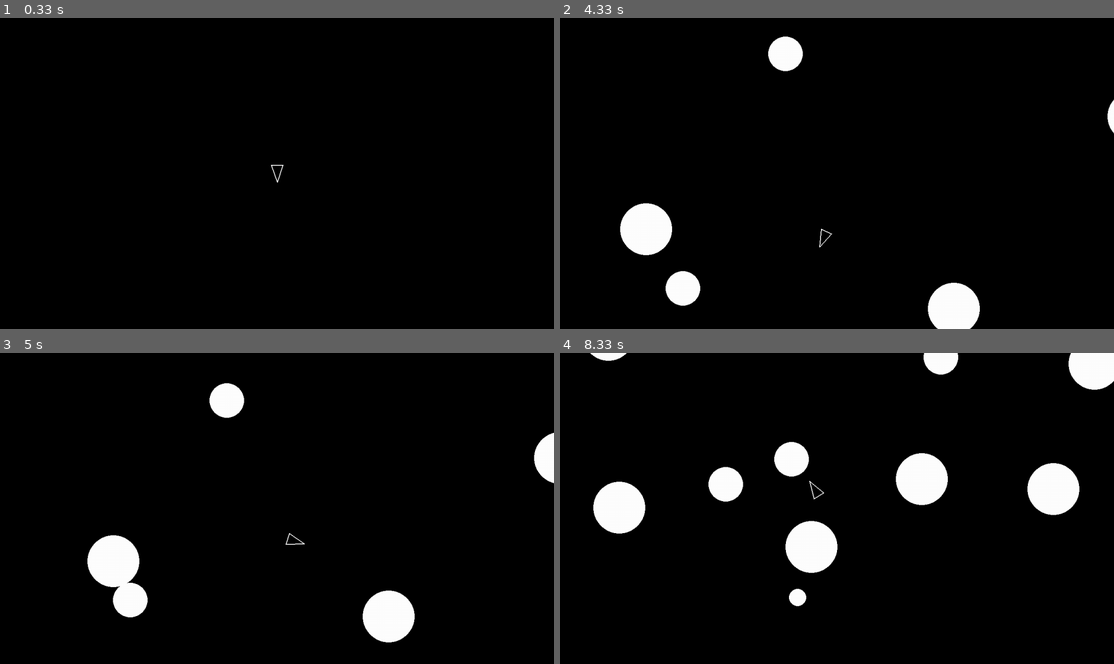
Above: before the commit, frames 1-4 (two rows, left to right).
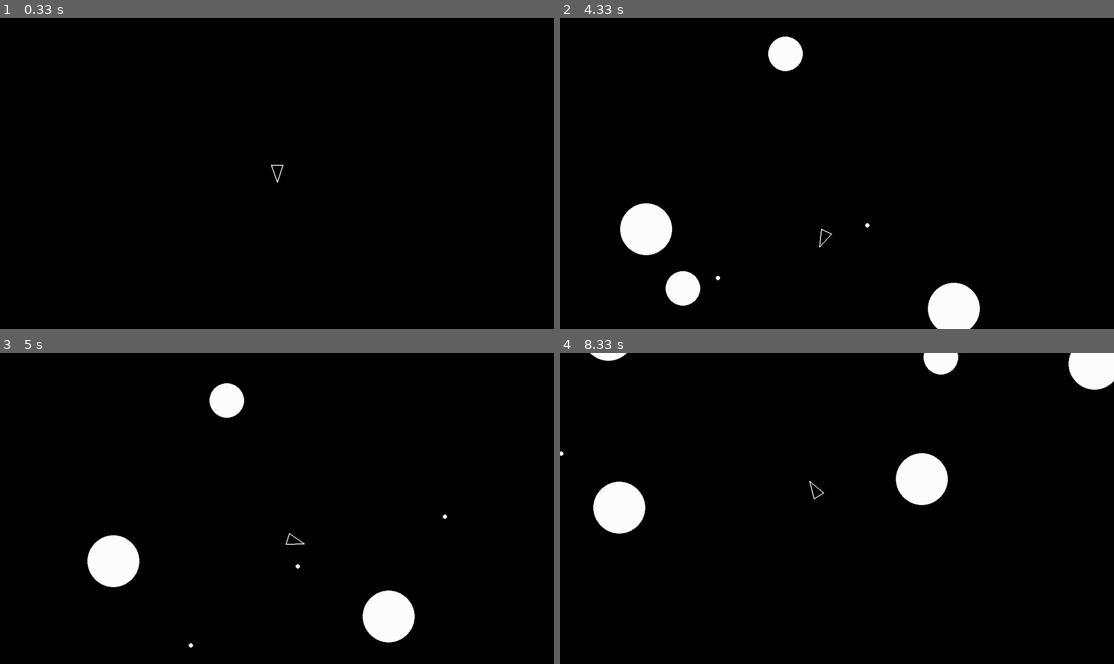
Above: after the commit, the same moments.

Repository: ambi-lapse/pygame_asteroids
Game: pygame game, started from main.py
Two runs of this game, one before a commit and one after it. Both use one fixed random seed, a clock stepped at 60 frames per second and the inputs below.
Inputs:
- Up to frame 1 (0.33 s): no input
- Up to frame 2 (4.33 s): tap Space at 0.33, 0.73, 1.03, 1.23, 1.57, 1.87, 2.07, 2.37, 2.63, 2.97, 3.27, 3.4, 3.8, 4.1 s; hold D 0.67-1.13 s; hold W 1.17-1.47 s; hold D 1.5-1.97 s; hold A 2-2.53 s; hold S 2.57-2.87 s; hold A 2.9-3.3 s; hold W 3.33-3.7 s; hold D from 3.73 s (still down)
- Up to frame 3 (5 s): release D at 4.37 s; hold S 4.4-4.77 s; tap Space at 4.47, 4.87 s; hold A from 4.8 s (still down)
- Up to frame 4 (8.33 s): tap Space at 5.17, 5.37, 5.67, 5.87, 6.2, 6.5, 6.7, 7, 7.27, 7.6, 7.9, 8.03 s; release A at 5.27 s; hold D 5.3-5.77 s; hold W 5.8-6.1 s; hold D 6.13-6.6 s; hold A 6.63-7.17 s; hold S 7.2-7.5 s; hold A 7.53-7.93 s; hold W from 7.97 s (still down)

Frame 1 is identical in both runs. In frame 2, 0.1% of the frame differs, in the area x 28-100%, y 26-85%; in frame 3, 1.0%; in frame 4, 3.8%, in the area x 0-94%, y 28-82%.

Commit message:
player shoots, asteroids die

Diff:
--- a/constants.py
+++ b/constants.py
@@ -12,4 +12,5 @@
 PLAYER_SPEED = 5
 
 SHOT_RADIUS = 5
-PLAYER_SHOOT_SPEED = 5
+PLAYER_SHOOT_SPEED = 500
+PLAYER_SHOT_COOLDOWN = 0.3
--- a/main.py
+++ b/main.py
@@ -58,6 +58,10 @@
             if player.collision(roid):
                 print("Game Over")
                 sys.exit()
+            for bullet in shot_group:
+                if bullet.collision(roid):
+                    bullet.kill()
+                    roid.kill()
 
         pygame.display.flip()
 
--- a/player.py
+++ b/player.py
@@ -7,6 +7,7 @@
     def __init__(self, x, y, radius):
         super().__init__(x, y, radius)
         self.rotation = 0
+        self.timer = 0
 
 
     # in the player class
@@ -36,8 +37,11 @@
         if keys[pygame.K_s]:
             self.move(dt-1)
         if keys[pygame.K_SPACE]:
-            self.shoot()
-            print("Fire!")
+            if self.timer <= 0:
+                self.shoot()
+                #print("Fire!")
+
+        self.timer -= dt
 
     def move(self, dt):
         forward = pygame.Vector2(0, 1).rotate(self.rotation)
@@ -46,13 +50,16 @@
 
 
     def shoot(self):
-        self.velocity = (pygame.Vector2(0, 1).rotate(self.rotation))
+        shot = Shot(self.position.x, self.position.y, SHOT_RADIUS)
+        shot.velocity = (pygame.Vector2(0, 1).rotate(self.rotation)) * PLAYER_SHOOT_SPEED
+        self.timer = PLAYER_SHOT_COOLDOWN
+
 
 
 class Shot(CircleShape):
-    def __init__(self, pos, radius):
-        self.position = pos
-        self.radius = radius
+    def __init__(self, x, y, radius):
+        super().__init__(x, y, radius)
+        self.position = pygame.Vector2(x, y)
 
     def draw(self, screen):
         pygame.draw.circle(screen, "white", self.position, self.radius)
